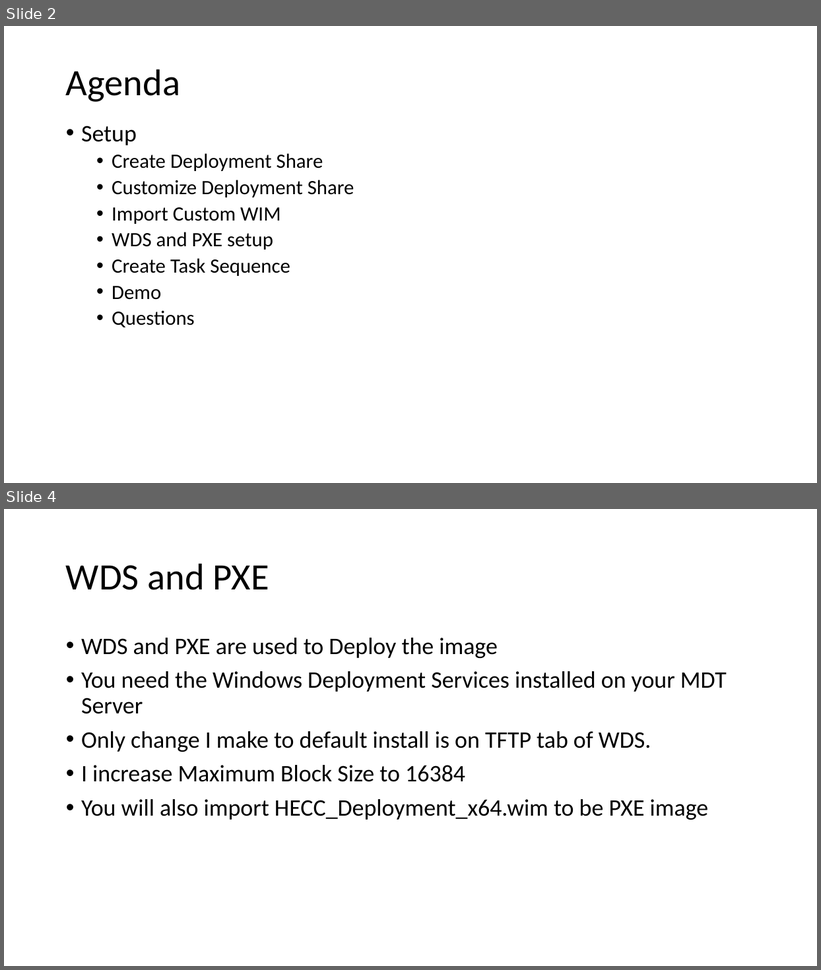
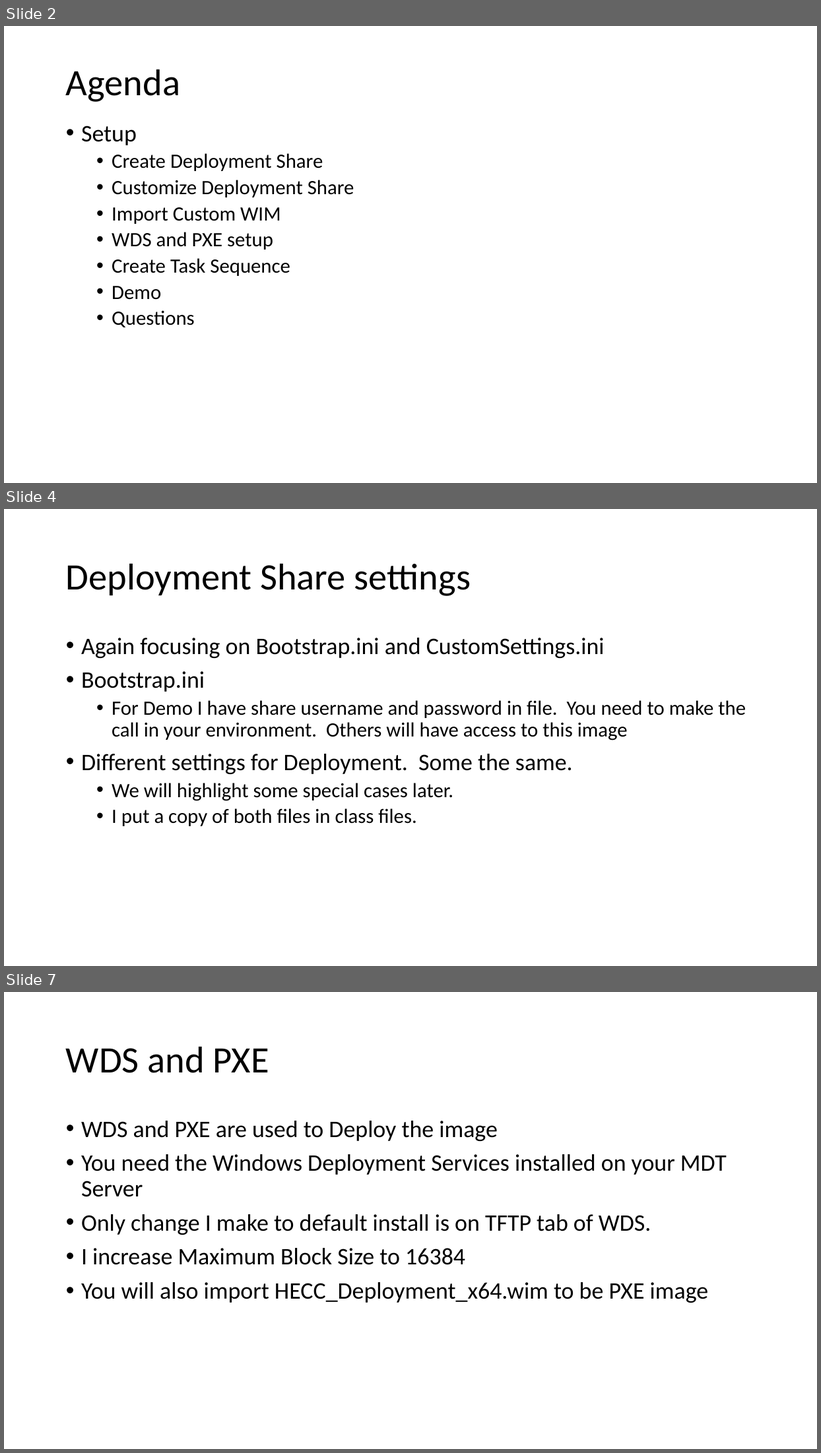
Before and after one commit to fydexx/HECC-2018, a slide deck: Part_02/Section01.pptx. Shown one above the other, each under a label of ours: slides 2 and 4 before the commit, slides 2, 4 and 7 after it; the slides between them are not shown. The pictures are 821x970 and 821x1453 pixels, drawn with LibreOffice and Linux fonts; fonts in the diff are those of the drawing. Boxes give left, top, right and bottom in pixels: in the first picture for what was removed or moved away, otherwise in the second. Text is boxed around its words. In the diff, an @@ line names an element or a change of style, - is before the commit and + after.

```diff
--- a/Part_02/Section01.pptx
+++ b/Part_02/Section01.pptx
@@ slide 4 added at (x1=4, y1=509, x2=817, y2=966), background #FFFFFF @@
@@ title added at (x1=66, y1=563, x2=471, y2=596), 44 pt, text #000000 @@
+Deployment Share settings
@@ text added at (x1=81, y1=638, x2=746, y2=826), 24 pt, text #000000 @@
+• Again focusing on Bootstrap.ini and CustomSettings.ini
+• Bootstrap.ini
+  • For Demo I have share username and password in file. You need to make the call in your environment. Others will have access to this image
+• Different settings for Deployment. Some the same.
+  • We will highlight some special cases later.
+  • I put a copy of both files in class files.
@@ what was slide 4 is now slide 7 @@
```
Also in this commit, not shown: 2 slides changed, 2 other slides added.
